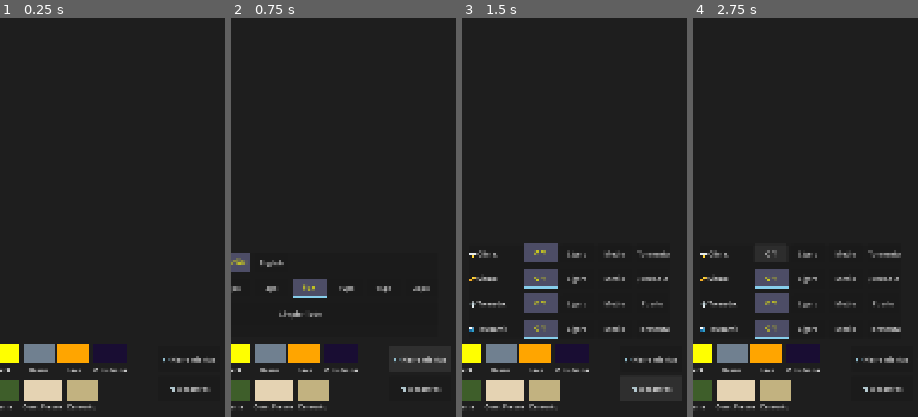
Above: before the commit, frames 1-4 (left to right).
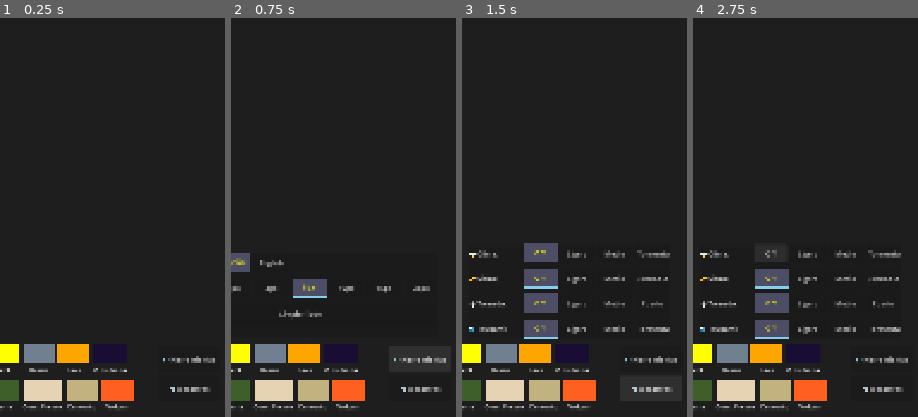
Above: after the commit, the same moments.

Repository: OmarSaez/Sandbox-game
Game: Godot game, scene res://scenes/main/main_scene.tscn
Two runs of this game, one before a commit and one after it. Both use one fixed random seed, a clock stepped at 60 frames per second and the inputs below.
Inputs:
- Up to frame 1 (0.25 s): no input
- Up to frame 2 (0.75 s): click "🛠️ Herramientas" at 0.5 s
- Up to frame 3 (1.5 s): click "🌪️ Desastres" at 1.25 s
- Up to frame 4 (2.75 s): click "Off" at 2 s
The pictures show only the part of the screen within x 50-100%, y 50-100%; the shares and areas given below are measured in that part.

The runs differ from the first frame. In frame 1, 0.8% of the frame differs, in the area x 44-60%, y 90-98%; in frame 2, 0.8%; in frame 3, 0.8%; in frame 4, 0.8%.

Commit message:
Se agrega elemento volvan

Diff:
--- a/sandbox/scripts/sandbox/sandbox_grid.gd
+++ b/sandbox/scripts/sandbox/sandbox_grid.gd
@@ -61,6 +61,7 @@
 		"vine": "Liana",
 		"cem_fresh": "Cem. Fresco",
 		"cement": "Cemento",
+		"volcan": "Volcán",
 		"reset": "Limpiar Todo"
 	},
 	"en": {
@@ -98,6 +99,7 @@
 		"vine": "Vine",
 		"cem_fresh": "Fresh Cement",
 		"cement": "Cement",
+		"volcan": "Volcano",
 		"reset": "Clear All"
 	}
 }
@@ -235,6 +237,14 @@
 	_register_material(25, Color("#E5D3B3"), SandboxMaterial.Tags.LIQUID | SandboxMaterial.Tags.GRAV_NORMAL)
 	# Cement (Solid Beige)
 	_register_material(26, Color("#C2B280"), SandboxMaterial.Tags.SOLID | SandboxMaterial.Tags.GRAV_STATIC)
+
+	# --- VOLCANO SYSTEM ---
+	# 27: Volcan (Block) - Neon Orange + Anti-Explosive
+	_register_material(27, Color("#FF5F1F"), SandboxMaterial.Tags.SOLID | SandboxMaterial.Tags.EXPLOSIVE | SandboxMaterial.Tags.ELECTRIC_ACTIVATED | SandboxMaterial.Tags.GRAV_STATIC | SandboxMaterial.Tags.ANTI_EXPLOSIVE)
+	# 28: Eruption (Projectile) - Bright Yellow/Orange - Handled manually
+	_register_material(28, Color("#FFFF00"), SandboxMaterial.Tags.INCENDIARY | SandboxMaterial.Tags.GRAV_UP | SandboxMaterial.Tags.ANTI_EXPLOSIVE)
+	# 29: Active Base (Launcher) - Glowing Orange-Red
+	_register_material(29, Color("#FF4500"), SandboxMaterial.Tags.INCENDIARY | SandboxMaterial.Tags.GRAV_STATIC | SandboxMaterial.Tags.ANTI_EXPLOSIVE)
 
 	# UI SETUP (Must happen AFTER materials are registered)
 	_setup_main_ui_containers()
@@ -272,6 +282,7 @@
 	_add_button("vine", 24)
 	_add_button("cem_fresh", 25)
 	_add_button("cement", 26)
+	_add_button("volcan", 27)
 
 
 func _setup_ui():
@@ -905,7 +916,8 @@
 				continue
 
 			if (tags & SandboxMaterial.Tags.GRAV_UP):
-				_move_particle(x, y, mat_id, tags, -1)
+				if mat_id != 28: # Volcan 28 handles its own triple-speed movement
+					_move_particle(x, y, mat_id, tags, -1)
 				_process_interactions(x, y, idx, mat_id, tags)
 
 	# Pass 3: FALLING/STATIC particles (Bottom-to-Top)
@@ -1114,7 +1126,102 @@
 					charge_array[idx - grid_width] = h_left - 1 # Pass height gene (4-8)
 					charge_array[idx] = 0 # Vine is now "mature"
 
-	# 6. FRESH CEMENT HARDENING (mat_id 25) - Processed every frame for accuracy
+	# 6. VOLCANO LOGIC (mat_id 27, 28, 29)
+	if mat_id == 27: # Static block
+		if _has_tag_neighbor(x, y, SandboxMaterial.Tags.INCENDIARY) or charge_array[idx] > 50:
+			_set_cell(x, y, 29) # Transform to ACTIVE BASE
+			# Life duration for 3-5 shots (Approx 80-120 frames)
+			charge_array[idx] = randi_range(80, 120)
+
+	elif mat_id == 29: # Erupting Base
+		charge_array[idx] -= 1
+		# Launch projectile every 20-25 frames
+		if charge_array[idx] % 25 == 0:
+			var tx = x + randi_range(-1, 1)
+			if _get_cell(tx, y-1) == 0 or _get_cell(tx, y-1) == 15:
+				_set_cell(tx, y-1, 28)
+				charge_array[(y-1) * grid_width + tx] = randi_range(30, 60) # Projectile fuel
+
+		# Smoking Base + LAVA PUDDLES (Triple effect)
+		if randf() < 0.2:
+			if _get_cell(x, y-1) == 0: _set_cell(x, y-1, 15)
+		if randf() < 0.15: # Leak real lava at base
+			var lx = x + randi_range(-2, 2)
+			if _get_cell(lx, y-1) == 0: _set_cell(lx, y-1, 11)
+
+		if charge_array[idx] <= 0:
+			_draw_circle(x, y, 4, 11) # Burnout cluster
+			_explode(x, y, 6)
+
+	elif mat_id == 28: # Ascending projectile
+		# FASTER MOVEMENT: Move up 3px per frame manually
+		var current_fuel = charge_array[idx]
+
+		for i in range(3):
+			# Detonate if energy spent
+			if current_fuel <= 0:
+				_draw_circle(x, y, 6, 11) # Finale: MASSIVE cluster of LAVA (Radius 6)
+				_explode(x, y, 10) # Huge Final burst
+				return
+
+			var next_y = y - 1
+			if next_y < 5: # Ceiling safety
+				_set_cell(x, y, 11)
+				_explode(x, y, 6)
+				return
+
+			var next_id = _get_cell(x, next_y)
+			# Attempt move: Allow passing through Empty, Fire, Elec, Lava, and Smoke
+			if next_id == 0 or next_id == 3 or next_id == 9 or next_id == 11 or next_id == 15:
+				# 1. First, move the projectile to the new spot
+				_swap_cells(x, y, x, next_y)
+
+				# 2. Leave trail of ELECTRICITY (9) and FIRE (3) in the OLD spot
+				var trail_id = 9 if randf() < 0.6 else 3
+				_set_cell(x, y, trail_id)
+
+				# 2.5 MASSIVE MAGMA LEAK: Triple lava per move step
+				for j in range(3):
+					var lx = x + randi_range(-2, 2)
+					var ly = y + randi_range(-1, 1)
+					if _get_cell(lx, ly) == 0 or _get_cell(lx, ly) == 15:
+						_set_cell(lx, ly, 11)
+
+				# 3. Update current state to the new position
+				y = next_y
+				idx = y * grid_width + x
+				current_fuel -= 1
+				charge_array[idx] = current_fuel
+
+				# 4. GHOST SPARKS (Always on top of the grid)
+				if randf() < 0.5:
+					visual_sparks.append({
+						"x": float(x) + randf_range(-4, 4),
+						"y": float(y + 2),
+						"vx": randf_range(-40, 40),
+						"vy": randi_range(30, 70),
+						"color": Color.YELLOW if randf() < 0.8 else Color.CYAN,
+						"life": randf_range(0.3, 0.6)
+					})
+			else:
+				# Blockage by real solids (Metal, Concrete, Earth)? Stop/Detonate
+				current_fuel = 0 # Force detonation
+				break
+
+		# Additional Visual Sparks (Cyber-Electric aesthetics)
+		if randf() < 0.8:
+			var e_colors = [Color.YELLOW, Color.CYAN, Color.WHITE, Color("#FFFF33")]
+			for i in range(4):
+				visual_sparks.append({
+					"x": float(x) + randf_range(-3, 3),
+					"y": float(y + 1),
+					"vx": randf_range(-50, 50),
+					"vy": randf_range(20, 80),
+					"color": e_colors[randi() % e_colors.size()],
+					"life": randf_range(0.1, 0.4)
+				})
+
+	# 7. FRESH CEMENT HARDENING (mat_id 25) - Processed every frame for accuracy
 	if mat_id == 25:
 		if charge_array[idx] == 0:
 			charge_array[idx] = randi_range(60, 120) # 1-2 seconds at 60fps
@@ -1252,14 +1359,22 @@
 							else:
 								_set_cell(nx, ny, 3) # Spread Fire!
 					elif (n_tags & SandboxMaterial.Tags.EXPLOSIVE):
-						_set_cell(nx, ny, 7) # Prime TNT
+						if n_id == 27: # Volcan persistent ignition
+							_set_cell(nx, ny, 29)
+							charge_array[nx + ny * grid_width] = randi_range(80, 120)
+						else:
+							_set_cell(nx, ny, 7) # Prime TNT
 				else:
 					# ONLY Electricity material can start a new pulse in a conductor
 					if (n_tags & SandboxMaterial.Tags.CONDUCTOR):
 						if charge_array[n_idx] == 0:
 							charge_array[n_idx] = 101 # Start pulse
 					elif (n_tags & SandboxMaterial.Tags.ELECTRIC_ACTIVATED):
-						_set_cell(nx, ny, 7) # Prime TNT via spark
+						if n_id == 27: # Volcan activates as persistent launcher
+							_set_cell(nx, ny, 29)
+							charge_array[n_idx] = randi_range(80, 120)
+						else:
+							_set_cell(nx, ny, 7) # Prime TNT
 
 func _explode(x, y, radius):
 	_set_cell(x, y, 0)
@@ -1277,9 +1392,14 @@
 				var t_idx = ty * grid_width + tx
 				var t_tags = tags_array[t_idx]
 
-				# Chain reaction: PRIME nearby explosives
+				# Chain reaction: TRIGGER nearby launchers
 				if (t_tags & SandboxMaterial.Tags.EXPLOSIVE):
-					_set_cell(tx, ty, 7) # Prime it
+					if t_id == 27: # Volcan launcher chain
+						_set_cell(tx, ty, 29)
+						# Give it ENERGY to launch multiple shots
+						charge_array[tx + ty * grid_width] = randi_range(80, 120)
+					else:
+						_set_cell(tx, ty, 7) # Prime TNT
 					continue
 
 				# ANTI-EXPLOSIVE CHECK: Skip physical movement/deletion
Not shown, changed: sandbox/SandBox_Demo.apk
Not shown, changed: sandbox/SandBox_Demo.apk.idsig
